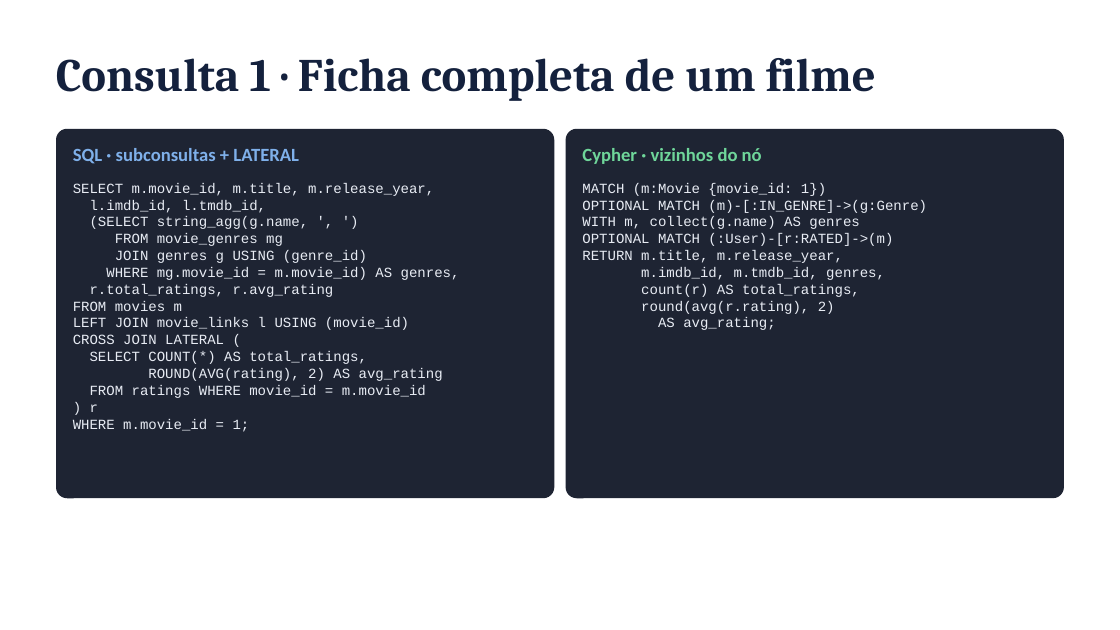
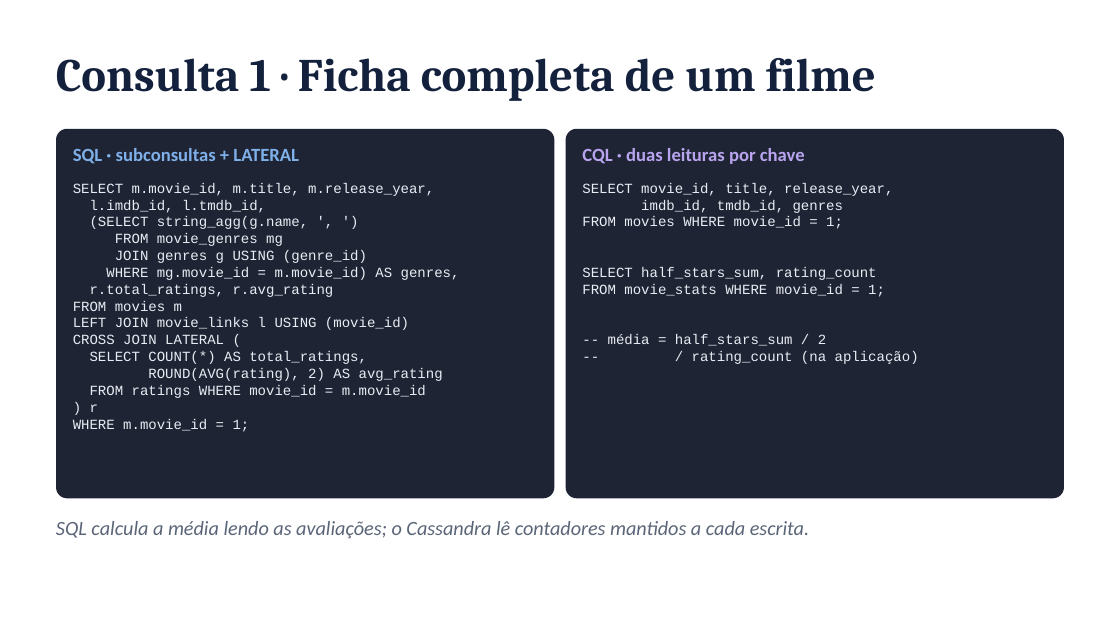
Before and after one commit to FineiasAntonio/BancoDeDados, a slide deck: slide 7 of docs/apresentacao.pptx. Drawn at 1120x630 pixels with LibreOffice and Linux fonts; fonts in the diff are those of the drawing. Boxes give left, top, right and bottom in pixels: in the first picture for what was removed or moved away, otherwise in the second. Text is boxed around its words. In the diff, an @@ line names an element or a change of style, - is before the commit and + after.

```diff
--- a/docs/apresentacao.pptx
+++ b/docs/apresentacao.pptx
@@ text at box(582, 148, 805, 164): text changed; text colour #6FD69A to #B9A4F0 @@
-Cypher · vizinhos do nó
+CQL · duas leituras por chave
@@ text at box(582, 183, 919, 364): text changed @@
-MATCH (m:Movie {movie_id: 1})
-OPTIONAL MATCH (m)-[:IN_GENRE]->(g:Genre)
-WITH m, collect(g.name) AS genres
-OPTIONAL MATCH (:User)-[r:RATED]->(m)
-RETURN m.title, m.release_year,
-m.imdb_id, m.tmdb_id, genres,
-count(r) AS total_ratings,
-round(avg(r.rating), 2)
-AS avg_rating;
+SELECT movie_id, title, release_year,
+imdb_id, tmdb_id, genres
+FROM movies WHERE movie_id = 1;
+SELECT half_stars_sum, rating_count
+FROM movie_stats WHERE movie_id = 1;
+-- média = half_stars_sum / 2
+-- / rating_count (na aplicação)
@@ text added at box(56, 521, 809, 539), 13 pt, text #5B6578, italic @@
+SQL calcula a média lendo as avaliações; o Cassandra lê contadores mantidos a cada escrita.
```
Also in this commit, not shown: 10 other slides changed, 3 slides added, 4 slides removed, 3 other files.
